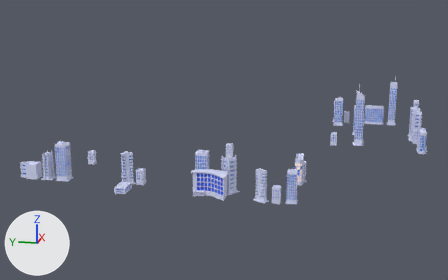
An edit to the glTF model web/public/models/buildings/Office.glb, drawn before and after from the same camera.
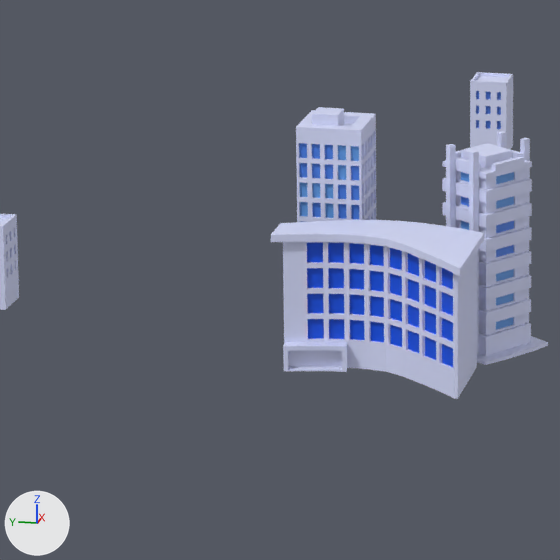
There are two pictures of each version: one whole from a 50 mm lens placed at (-162.9, -46.0, 51.4), pointed at (26.0, -8.2, 4.2), one close up on the part from 32% to 54% of the width and 47% to 82% of the height. Arrows for +X, +Y and +Z are at lower left; the lights stay in place. Where no turn or scale is listed for an object, it has been applied to the vertices. Vertices at the same position are counted once.

In view in the first close-up: 'Hotel', 'Office.008', 'office.002', 'office.005', 'office.011'.
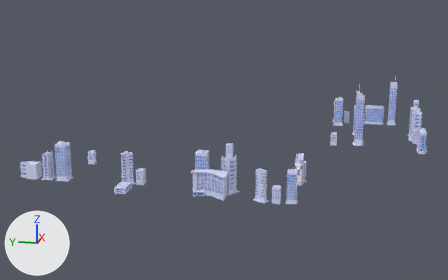
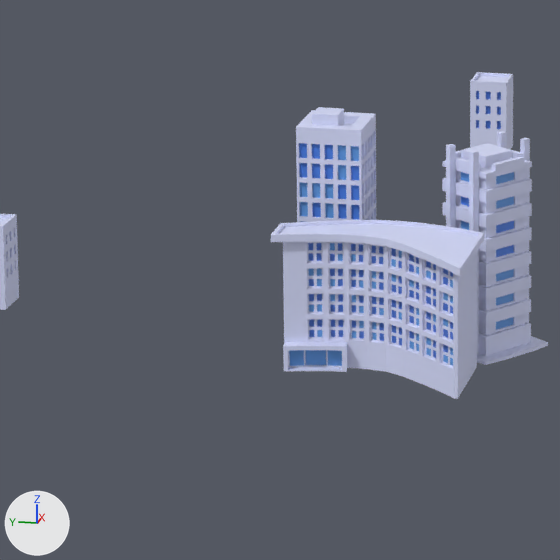
Where the change shows, as pixel boxes (x1, y1, x2, y2) in the close-ups (560 x 560 px):
part 1 of me_plane_246, added
    after: (271, 220, 484, 367)

Edits to the bpy script that builds the scene:
```text
Change me_plane_246:
    used by ob_hotel; location = (-18.29, -13.22, 0.47)
    remove me_plane_246.from_pydata(...)  # 708 vertices, 1408 faces; spans x -3.81..2.7, y -4.59..4.59, z 0.0..6.26
    add me_plane_246.from_pydata(...)  # 4172 vertices, 6008 faces; spans x -3.81..2.7, y -4.59..4.59, z 0.0..6.26
    me_plane_246 part 1: 3464 vertices added at x -3.32..2.51, y -4.4..4.4, z 0.08..6.26
    remove me_plane_246.materials.append(mat_primary)  # blue #0051e7
    add me_plane_246.materials.append(mat_glass)  # blue #4d7ce7
    add me_plane_246.materials.append(mat_windownight)  # blue #609de7
```
